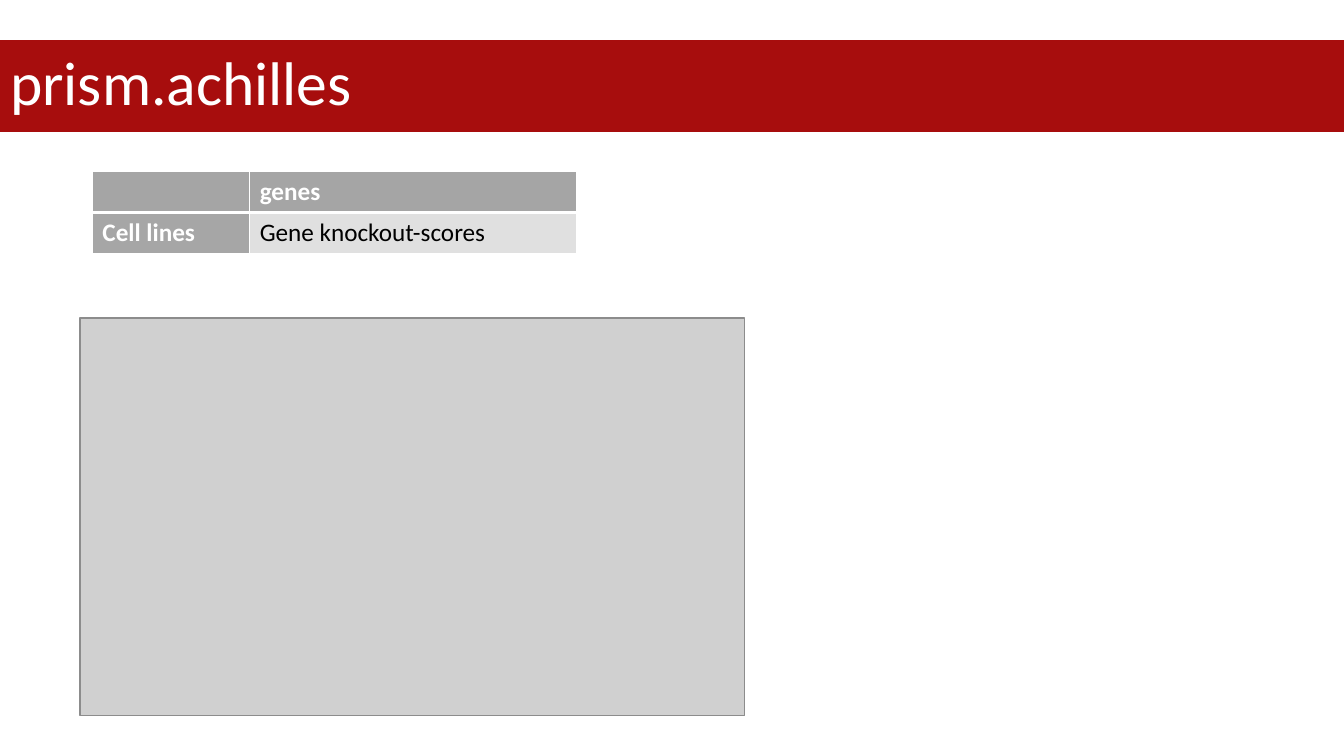
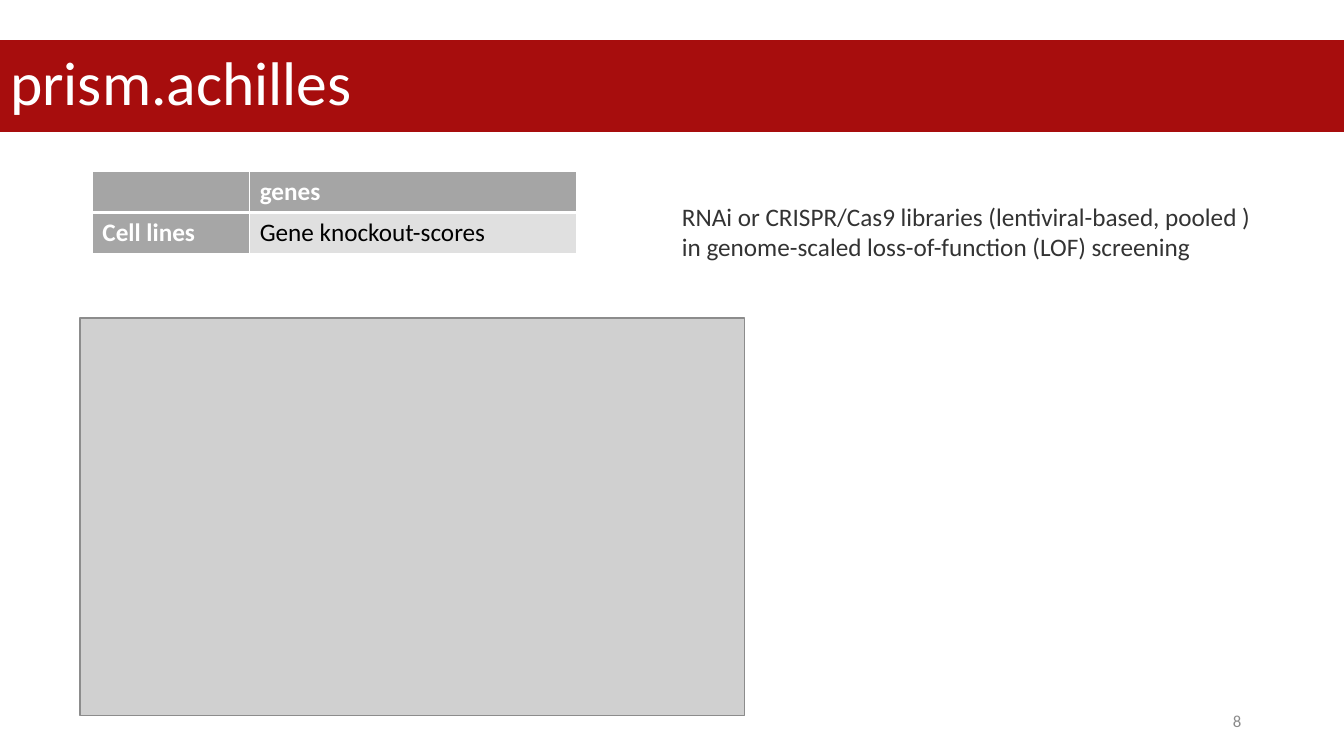
Before and after one commit to datascience-mobi-2023/topic05_team02, a slide deck: slide 8 of project proposal.pptx (slide 9 before the commit). Drawn at 1344x756 pixels with LibreOffice and Linux fonts; fonts in the diff are those of the drawing; grey boxes stand for pictures. Boxes give left, top, right and bottom in pixels: in the first picture for what was removed or moved away, otherwise in the second. Text is boxed around its words. In the diff, an @@ line names an element or a change of style, - is before the commit and + after.

```diff
--- a/project proposal.pptx
+++ b/project proposal.pptx
@@ text added at box(682, 207, 1236, 261), 18 pt, text #333333 @@
+RNAi or CRISPR/Cas9 libraries (lentiviral-based, pooled )
+in genome-scaled loss-of-function (LOF) screening
@@ page number added at box(1233, 715, 1241, 727), 12 pt, text #8C8C8C @@
+8
```
Also in this commit, not shown: 9 other slides changed, 6 slides added, 5 slides removed.
